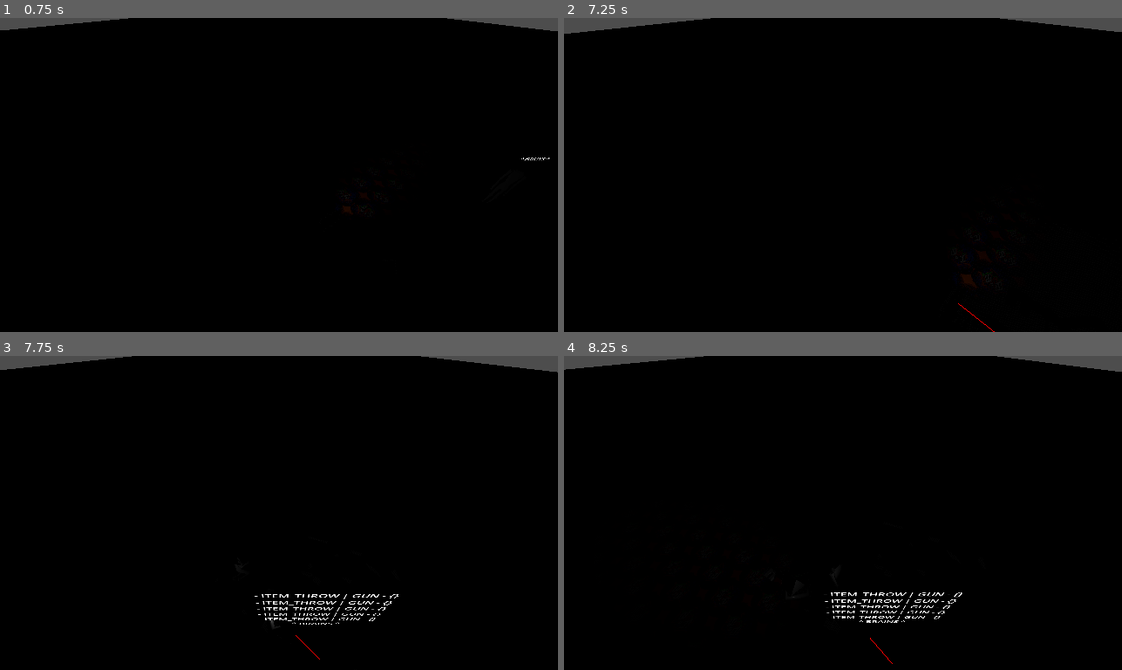
Above: before the commit, frames 1-4 (two rows, left to right).
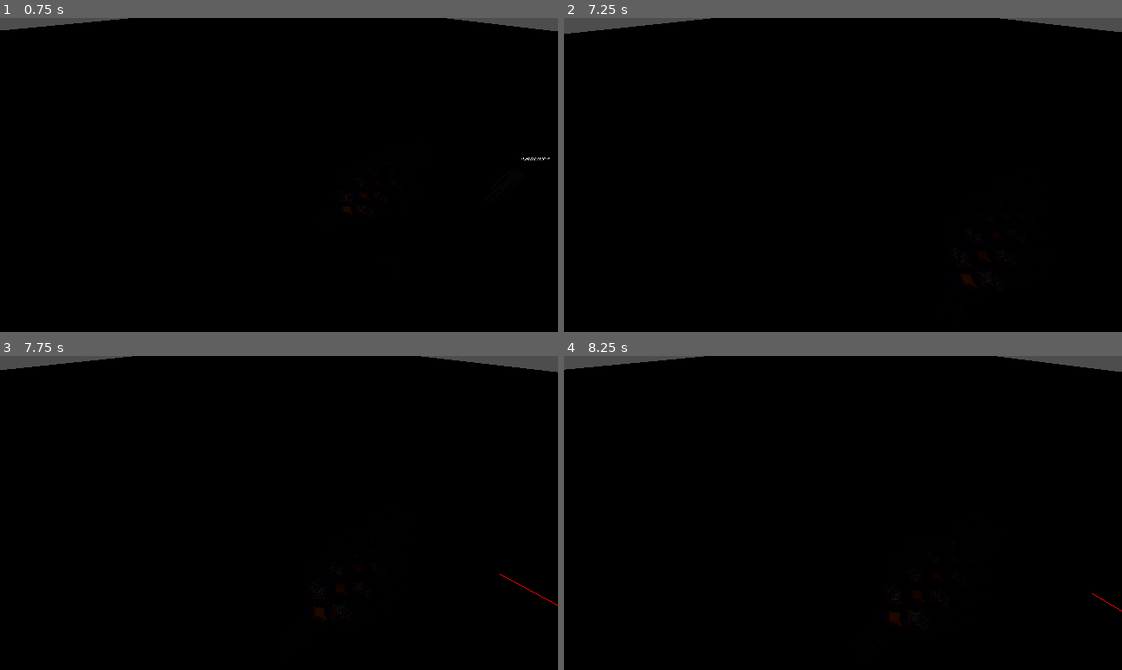
Above: after the commit, the same moments.

Repository: officialErnests/mut-4rr-
Game: Godot game, scene res://Scenes/test.tscn
Same seed, same stepped clock (60 frames per second), same inputs: the game is played once before the commit and once after it.
Inputs (mouse positions are in pixels of both pictures, inside the frame that each line leads up to):
- Up to frame 1 (0.75 s): tap Enter at 0.5 s; move the mouse to (251, 237) at 0.52 s; hold W (forward) from 0.53 s (still down); tap Q (rot_cam_left) at 0.6 s
- Up to frame 2 (7.25 s): move the mouse to (1010, 222) at 1.27 s; tap E (rot_cam_right) at 1.35, 5.1 s; move the mouse to (675, 127) at 2.02 s; release W (forward) at 2.03 s; hold Shift (sprint) 2.03-2.78 s; hold A (left) 2.03-3.53 s; move the mouse to (870, 175) at 2.77 s; right-click (870, 175) at 2.85 s; move the mouse to (759, 96) at 3.52 s; hold S (backward) 3.53-4.28 s; click (759, 96) at 3.6 s; move the mouse to (965, 159) at 4.27 s; hold D (right) 4.28-5.03 s; tap Q (rot_cam_left) at 4.35 s; move the mouse to (731, 190) at 5.02 s; hold W (forward) 5.03-5.78 s; move the mouse to (898, 105) at 5.77 s; hold D (right) from 5.78 s (still down); tap Shift (sprint) at 5.85 s; tap Space at 6.5 s; move the mouse to (815, 237) at 6.52 s; right-click (815, 237) at 6.6 s
- Up to frame 3 (7.75 s): keep holding D (right); move the mouse to (446, 560) at 7.27 s; click (446, 560) at 7.35 s
- Up to frame 4 (8.25 s): move the mouse to (675, 465) at 8.02 s; release D (right) at 8.03 s; hold S (backward) from 8.03 s (still down); tap Q (rot_cam_left) at 8.1 s

Frame 1 is identical in both runs. In frame 2, less than 0.1% of the frame differs, in the area x 70-78%, y 90-100%; in frame 3, 0.6%, in the area x 45-100%, y 69-97%; in frame 4, 0.6%.

Commit message:
v0.2.5 npc pickup fix - rewrote mind a bit restructured how ideas work

Diff:
--- a/Scenes/test.tscn
+++ b/Scenes/test.tscn
@@ -10,8 +10,8 @@
 [ext_resource type="Script" uid="uid://cktt5pl0bvboc" path="res://Scripts/utils/global_node.gd" id="7_0c07c"]
 
 [sub_resource type="NavigationMesh" id="NavigationMesh_5wyu1"]
-vertices = PackedVector3Array(-4.75, 0.5, -7.5, -2.75, 0.5, -7.5, -2.75, 0.5, -49, -5.5, 0.5, -6.75, -49, 0.5, -49, -49, 0.5, -5.75, -5.5, 0.5, -5.75, 5, 0.5, -7.5, 5, 0.5, -49, 7.75, 0.5, -6.75, 7.75, 0.5, -6, 49, 0.5, -6, 7, 0.5, -7.5, 49, 0.5, -49, 7.75, 0.5, -5.25, 6.75, 0.5, -4.25, 5.5, 0.5, 49, 49, 0.5, 49, 5.25, 0.5, -4.25, -5.5, 0.5, -5, -4.75, 0.5, -4.25, -49, 0.5, 49, -3.5, 0.5, 49, -3.25, 0.5, -4.25)
-polygons = [PackedInt32Array(2, 1, 0), PackedInt32Array(0, 3, 2), PackedInt32Array(2, 3, 5), PackedInt32Array(2, 5, 4), PackedInt32Array(3, 6, 5), PackedInt32Array(2, 8, 1), PackedInt32Array(1, 8, 7), PackedInt32Array(11, 10, 9), PackedInt32Array(12, 7, 8), PackedInt32Array(9, 12, 11), PackedInt32Array(11, 12, 13), PackedInt32Array(13, 12, 8), PackedInt32Array(14, 10, 11), PackedInt32Array(14, 11, 15), PackedInt32Array(15, 11, 17), PackedInt32Array(15, 17, 16), PackedInt32Array(16, 18, 15), PackedInt32Array(5, 6, 19), PackedInt32Array(19, 20, 5), PackedInt32Array(5, 20, 21), PackedInt32Array(21, 20, 22), PackedInt32Array(20, 23, 22), PackedInt32Array(23, 18, 22), PackedInt32Array(22, 18, 16)]
+vertices = PackedVector3Array(-49, 0.5, -5.75, -21, 0.5, -5.75, -21, 0.5, -6.75, -20.25, 0.5, -7.5, -18.25, 0.5, -49, -49, 0.5, -49, -18.25, 0.5, -7.5, 20.5, 0.5, -7.5, 20.5, 0.5, -49, 23.25, 0.5, -6.75, 23.25, 0.5, -6, 49, 0.5, -6, 22.5, 0.5, -7.5, 49, 0.5, -49, 23.25, 0.5, -5.25, 22.25, 0.5, -4.25, 49, 0.5, 49, -19, 0.5, 49, -18.75, 0.5, -4.25, -21, 0.5, -5, -20.25, 0.5, -4.25, -49, 0.5, 49)
+polygons = [PackedInt32Array(2, 1, 0), PackedInt32Array(2, 0, 3), PackedInt32Array(3, 0, 5), PackedInt32Array(3, 5, 4), PackedInt32Array(4, 6, 3), PackedInt32Array(4, 8, 6), PackedInt32Array(6, 8, 7), PackedInt32Array(11, 10, 9), PackedInt32Array(9, 12, 11), PackedInt32Array(11, 12, 13), PackedInt32Array(13, 12, 8), PackedInt32Array(12, 7, 8), PackedInt32Array(14, 10, 11), PackedInt32Array(14, 11, 15), PackedInt32Array(15, 11, 16), PackedInt32Array(18, 15, 17), PackedInt32Array(17, 15, 16), PackedInt32Array(0, 1, 19), PackedInt32Array(19, 20, 0), PackedInt32Array(0, 20, 21), PackedInt32Array(21, 20, 17), PackedInt32Array(20, 18, 17)]
 agent_radius = 1.0
 
 [sub_resource type="StandardMaterial3D" id="StandardMaterial3D_8od7v"]
@@ -25,7 +25,7 @@
 [sub_resource type="WorldBoundaryShape3D" id="WorldBoundaryShape3D_ys1qc"]
 
 [sub_resource type="BoxShape3D" id="BoxShape3D_0c07c"]
-size = Vector3(11, 3, 1)
+size = Vector3(42, 4, 1)
 
 [node name="Node3D" type="Node3D"]
 
@@ -54,7 +54,7 @@
 transform = Transform3D(1, 0, 0, 0, 1, 0, 0, 0, 1, 2, 0, -6)
 
 [node name="CollisionShape3D2" type="CollisionShape3D" parent="Map/StaticBody3D2"]
-transform = Transform3D(1, 0, 0, 0, 1, 0, 0, 0, 1, -1, 1, 0)
+transform = Transform3D(1, 0, 0, 0, 1, 0, 0, 0, 1, -1, 1.5, 0)
 shape = SubResource("BoxShape3D_0c07c")
 
 [node name="Items" type="Node3D" parent="."]
--- a/Scripts/npc/main/npc_master.gd
+++ b/Scripts/npc/main/npc_master.gd
@@ -6,8 +6,9 @@
 	initNpcList()
 	await get_tree().create_timer(1).timeout
 	updateNpcs()
-	await get_tree().create_timer(5).timeout
-	updateNpcs()
+	while true:
+		await get_tree().create_timer(1).timeout
+		updateNpcs()
 
 func updateNpcs():
 	for iter_npc in npc_list:
--- a/Scripts/npc/npc_manager.gd
+++ b/Scripts/npc/npc_manager.gd
@@ -26,19 +26,25 @@
 		DEBRAKER -= 1
 		if DEBRAKER <= 0: break
 		i += 1
+
 		print("ITER " + str(i))
 		var tought = priority_list[i]
+
 		if tought.idea_cycle >= idea_cycle_now: continue
 		tought.idea_cycle = idea_cycle_now
-		if tought.execute():
-			print("^ DOING ^")
-			curent_idea_index = i
+
+		var ret_expand = tought.expandUpon(i)
+
+		if ret_expand.has("removeRelative"): priority_list.remove_at(ret_expand["removeRelative"] + i)
+		if ret_expand.has("removeAbsolute"): priority_list.remove_at(ret_expand["removeAbsolute"])
+
+		if ret_expand.has("exit"):
 			is_decision_made = true
-			priority_list.remove_at(i)
 			break
-		if tought.expand():
-			i = -1
-			continue
+
+		if ret_expand.has("indexAdd"): i += ret_expand["indexAdd"]
+		if ret_expand.has("indexSet"): i = ret_expand["indexSet"]
+
 	if not is_decision_made:
 		curent_idea_index = -1
 	print("END of tought\n" + global.arrToStr(priority_list, 0) + "")
@@ -60,30 +66,47 @@
 		object_of_intrest = p_object_of_intrest
 		this_node = p_parent_node
 		idea_cycle = p_parent_node.idea_cycle_now - 1
-	# aka whenever the idea is prime and ready XD
-	func execute() -> bool:
-		print("executing: " + str(self))
-		return executeIdea()
 	# if it needs somthing beforehand
-	func expand() -> bool:
+	func expandUpon(i) -> Dictionary:
 		print(".expanding: " + str(self))
-		return expandIdea()
+		return expandIdea(i)
 
 	# returns true if the idea meets requirements
-	func expandIdea() -> bool:
+	func expandIdea(i) -> Dictionary:
 		match tought_types:
+			enums.Toughts.ITEM_THROW:
+				this_node.item_manager.nbThrow()
+				return {"removeRelative": -1, "exit": true}
 			enums.Toughts.KILLTIME:
 				pass
 			enums.Toughts.ITEM_FIND:
 				pass
 			enums.Toughts.ITEM_PICKUP:
-				print("- expanded into ITEM_WALKTO")
+				if this_node.item_manager.equiped_item:
+					if itemMatch(this_node.item_manager.equiped_item):
+						return {"indexSet": -1, "removeRelative": 0}
+
+				var found_item = getIteractableItems()
+				if not found_item:
+					this_node.priority_list.push_front(Idea.new(enums.Toughts.ITEM_WALKTO, object_of_intrest, object_params, this_node))
+					return {"indexSet": -1}
 				if this_node.item_manager.equiped_item:
 					this_node.priority_list.push_front(Idea.new(enums.Toughts.ITEM_THROW, object_of_intrest, object_params, this_node))
-				this_node.priority_list.push_front(Idea.new(enums.Toughts.ITEM_WALKTO, object_of_intrest, object_params, this_node))
-				print(global.arrToStr(this_node.priority_list, 2))
+					return {"indexSet": -1}
+				# DONE ^
+
+				this_node.item_manager.nbThrow()
+				if this_node.item_manager.equiped_item:
+					if not itemMatch(this_node.item_manager.equiped_item):
+						this_node.item_manager.nbThrow()
+						return {"exit": true}
+					return {"exit": true, "removeRelative": 0}
 			enums.Toughts.ITEM_WALKTO:
-				pass
+				var found_item = getVisableItems()
+				if not found_item:
+					return {"removeRelative": 0}
+				this_node.navigator.runTo(found_item.global_position)
+				return {"removeRelative": 0, "exit": true}
 			enums.Toughts.FINDROOM:
 				pass
 			enums.Toughts.ATTACK:
@@ -100,26 +123,8 @@
 				pass
 			enums.Toughts.ROOM_WALKTO:
 				pass
-			_: return false
-		return true
-
-	# returns true if idea is executed aka no other ideas
-	func executeIdea() -> bool:
-		match tought_types:
-			enums.Toughts.ITEM_THROW:
-				this_node.item_manager.nbThrow()
-				return false
-			enums.Toughts.ITEM_PICKUP:
-				var found_item = getIteractableItems()
-				if not found_item: return false
-				if this_node.item_manager.equiped_item: return false
-				this_node.item_manager.nbThrow()
-			enums.Toughts.ITEM_WALKTO:
-				var found_item = getVisableItems()
-				if not found_item: return false
-				this_node.navigator.runTo(found_item.global_position)
-			_: return false
-		return true
+			_: return {}
+		return {}
 
 	#whole alot of checking if item fits description
 	func getIteractableItems() -> Node3D:
@@ -134,19 +139,31 @@
 	#Helper functions
 	func checkForMatchingItem(p_nodes) -> Node3D:
 		for detected_body : Node3D in p_nodes:
-			if detected_body.is_in_group("item"):
-				var script_main = detected_body.get_node("MAIN")
-				if script_main.type == object_of_intrest:
-					var does_params_fit = true
-					for iter_param_key: String in object_params.keys():
-						if detected_body.params.has(iter_param_key):
-							if detected_body.params[iter_param_key] == object_params[iter_param_key]:
-								continue
-						does_params_fit = false
-						break
-					if does_params_fit:
-						return detected_body
+			if itemMatchPre(detected_body):
+				return detected_body
 		return null
+
+	func itemMatchPre(p_item) -> bool:
+		if p_item.is_in_group("item"):
+			return itemMatch(p_item)
+		return false
+
+	func itemMatch(p_item) -> bool:
+		var script_main = p_item.get_node("MAIN")
+		if script_main.type == object_of_intrest:
+			var does_params_fit = true
+			for iter_param_key: String in object_params.keys():
+				if p_item.params.has(iter_param_key):
+					if p_item.params[iter_param_key] == object_params[iter_param_key]:
+						continue
+				does_params_fit = false
+				print("..Params don't fit: " + iter_param_key)
+				break
+			if does_params_fit:
+				print("..Found!")
+				return true
+		print("..Wrong type")
+		return false
 
 	func _to_string() -> String:
 		return enums.Toughts.keys()[tought_types] + " | " + enums.ItemType.keys()[object_of_intrest] + " - " + JSON.stringify(object_params)
